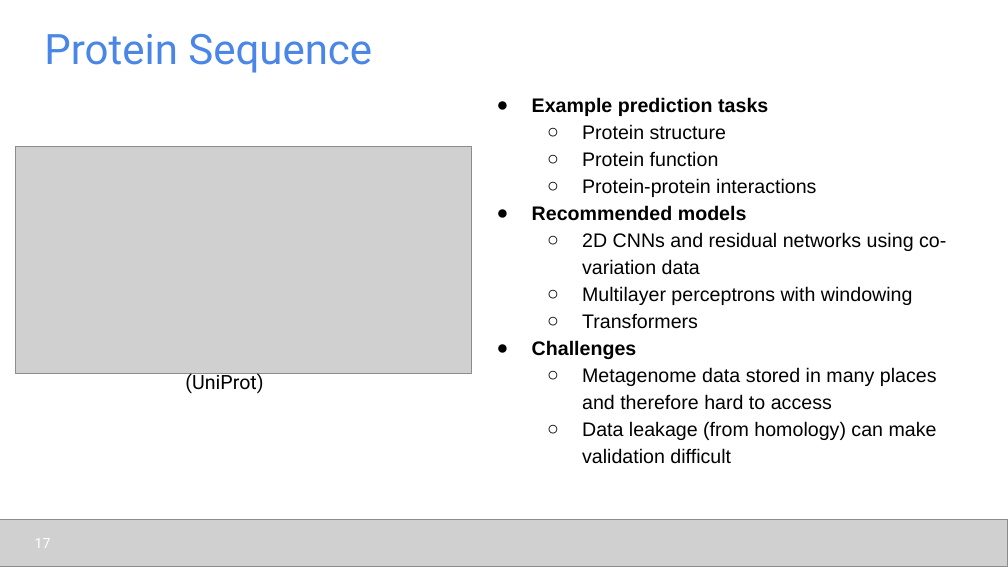
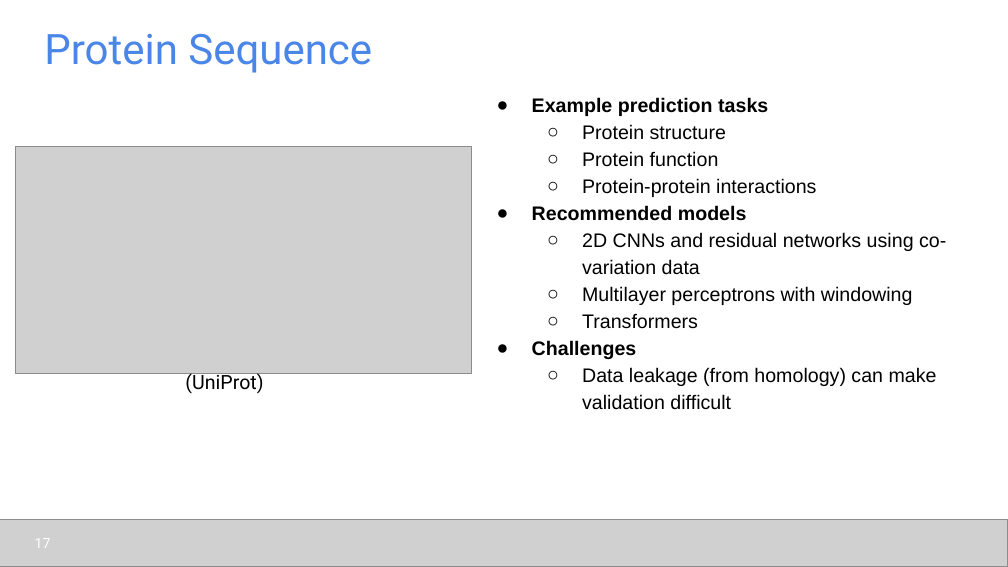
Before and after one commit to udel-cbcb/al_ml_workshop, a slide deck: slide 17 of Day_1/Lectures/Day_1_Lecture_2_AI_ML_Applications_in_Biology_and_Chemistry.pptx. Drawn at 1008x567 pixels with LibreOffice and Linux fonts; fonts in the diff are those of the drawing; grey boxes stand for pictures. Boxes give left, top, right and bottom in pixels: in the first picture for what was removed or moved away, otherwise in the second. Text is boxed around its words. In the diff, an @@ line names an element or a change of style, - is before the commit and + after.

```diff
--- a/Day_1/Lectures/Day_1_Lecture_2_AI_ML_Applications_in_Biology_and_Chemistry.pptx
+++ b/Day_1/Lectures/Day_1_Lecture_2_AI_ML_Applications_in_Biology_and_Chemistry.pptx
@@ text at [582,367,937,410]: paragraph removed @@
-  ○ Metagenome data stored in many places and therefore hard to access
```
Also in this commit, not shown: 7 other slides changed, 7 other files.
